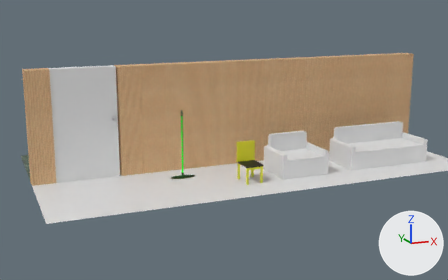
Two versions of the Blender file Blender projects/furniture.blend, one commit apart.
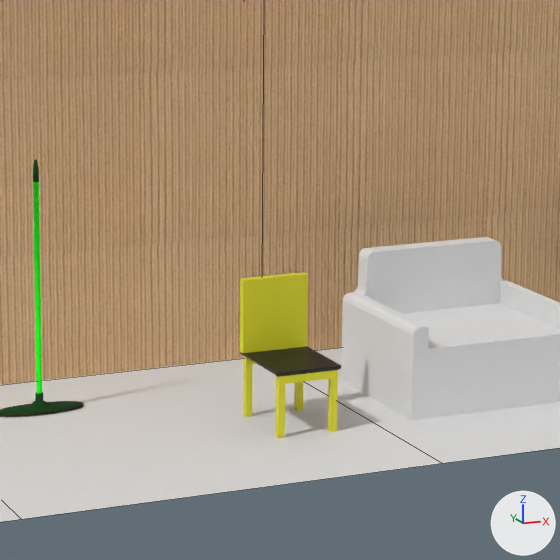
There are two pictures of each version: one from a camera (50 mm lens) standing at (7.59, -8.45, 3.22) and looking at (11.63, 1.31, 0.76), one close up on the part from 38% to 72% of the width and 24% to 78% of the height. Lighting does not change. The marker at lower right points along +X, +Y and +Z. The close-ups show mesh edges as thin lines.

Script lines for the objects in view, before the commit:
```python
me_cube_001 = bpy.data.meshes.new('Cube.001')
me_cube_001.from_pydata(...)  # 117 vertices, 129 faces; spans x -0.17..0.17, y -0.208..0.208, z 0.0..0.681
# faces by material slot: [61, 68]
me_cube_001.materials.append(mat_wood)  # its picture is missing
me_cube_001.materials.append(mat_seat_material)  # picture img_leather_basecolor_png
me_plane = bpy.data.meshes.new('Plane')
me_plane.from_pydata(...)  # 4 vertices, 1 face; spans x -1.0..1.0, y -1.0..1.0, z 0.0
me_plane.materials.append(mat_carpet_blue_1)  # its picture is missing
ob_chair = bpy.data.objects.new('chair', me_cube_001)
ob_chair.location = (12.085, 1.209, 0.0)
ob_plane_001 = bpy.data.objects.new('Plane.001', me_plane)
ob_plane_001.location = (11.459, 1.374, 0.0)
ob_plane_001.rotation_euler = (0.0, 0.0, -1.571)  # degrees (0, 0, -90)
ob_plane_002 = bpy.data.objects.new('Plane.002', me_plane)
ob_plane_002.location = (13.459, 1.374, 0.0)
ob_plane_002.rotation_euler = (0.0, 0.0, -1.571)  # degrees (0, 0, -90)
# also in view: 'Mop' at (11.05, 1.86, 0.62); 'wall' at (11.46, 2.5, 1.0); 'wall.001' at (13.46, 2.5, 1.0); 'armchair' at (13.11, 1.41, 0.34)
```
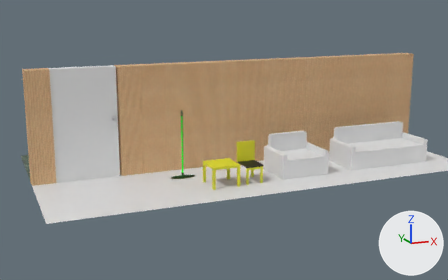
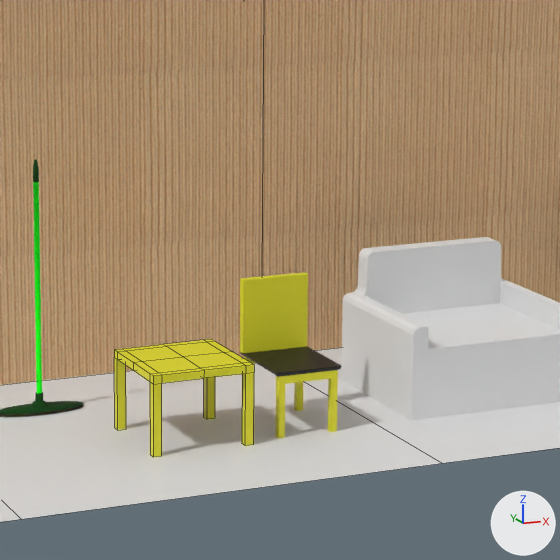
Commit message: add small table

What differs and where, as boxes (x1, y1, x2, y2) in the close-ups (560 x 560 px):
'table', added (yellow)
    after: (114, 339, 254, 457)

The change in detail:
Material 'table' (mat_table) is new.
Its base color is (0.8, 0.765, 0.02) (yellow #e7e327).
Mesh me_cube_004 is new.
It has 66 vertices, 72 faces, 1 loose edge and spans x -0.25..0.25, y -0.25..0.25, z 0.0..0.385.
It uses material mat_table (its picture is missing).
Object 'table' (ob_table) is new; it shows me_cube_004.
Its location is (11.536, 1.209, 0.0).
